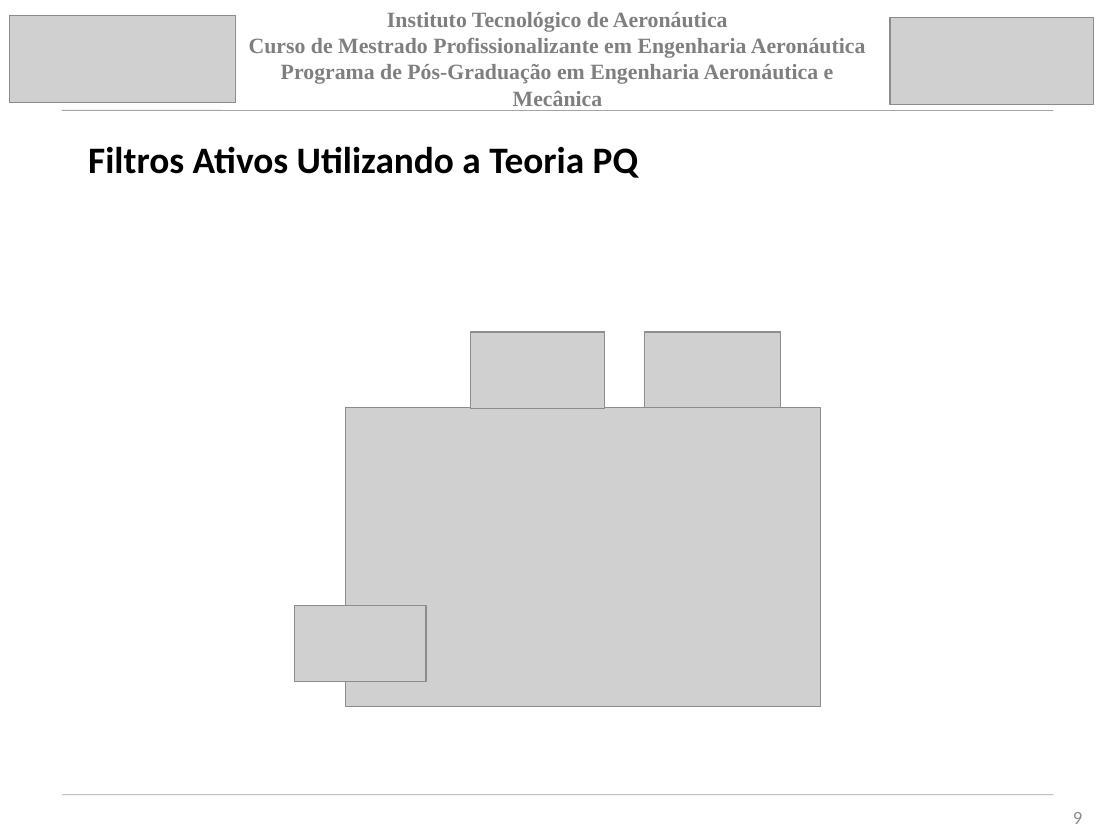
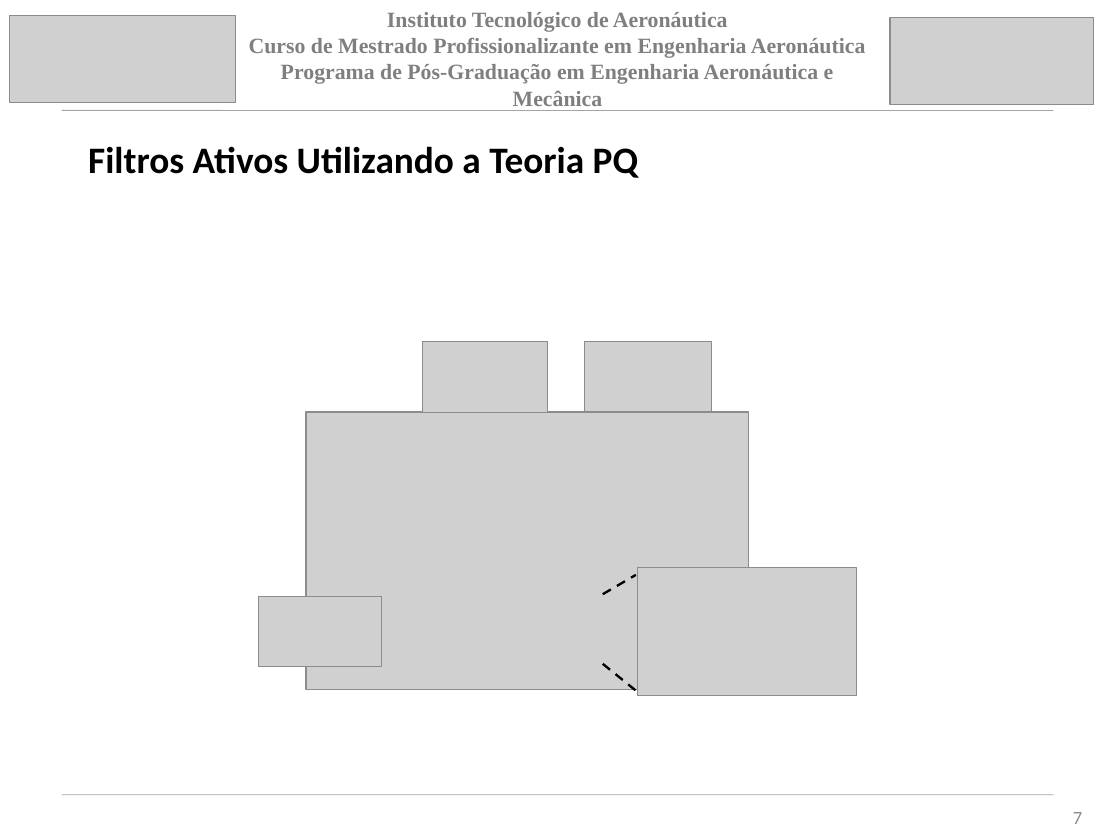
Before and after one commit to jpsoliv/MestradoJPSO, a slide deck: slide 7 of Apresentação/Apresentação_baixo_nivel.pptx (slide 9 before the commit). Drawn at 1120x840 pixels with LibreOffice and Linux fonts; fonts in the diff are those of the drawing; grey boxes stand for pictures. Boxes give left, top, right and bottom in pixels: in the first picture for what was removed or moved away, otherwise in the second. Text is boxed around its words. In the diff, an @@ line names an element or a change of style, - is before the commit and + after.

```diff
--- a/Apresentação/Apresentação_baixo_nivel.pptx
+++ b/Apresentação/Apresentação_baixo_nivel.pptx
@@ picture: place and size @@
-picture at [470, 332, 605, 408]
+picture at [423, 342, 548, 412]
@@ picture: place and size @@
-picture at [644, 332, 781, 408]
+picture at [585, 342, 711, 412]
@@ picture: place and size @@
-picture at [345, 408, 820, 706]
+picture at [306, 412, 748, 690]
@@ picture added at [637, 567, 856, 694] @@
@@ picture: place and size @@
-picture at [295, 606, 426, 681]
+picture at [259, 596, 381, 666]
@@ line added from (603, 595) to (636, 575), #000000 1.5 pt dashed @@
@@ line added from (603, 664) to (637, 692), #000000 1.5 pt dashed @@
@@ page number at [1073, 812, 1082, 824]: text changed @@
-9
+7
```
Also in this commit, not shown: 5 other slides changed, 7 slides added, 5 slides removed.
